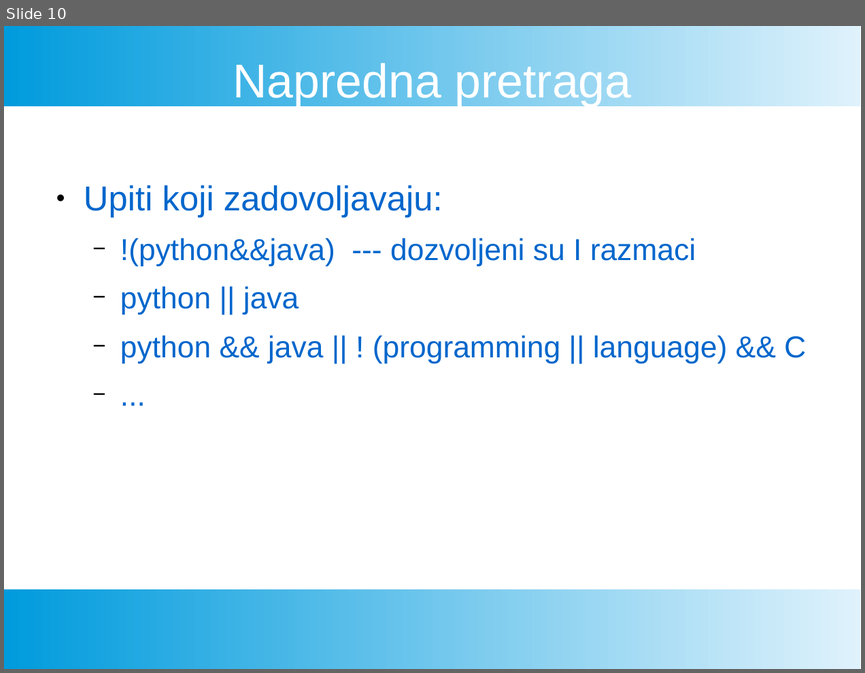
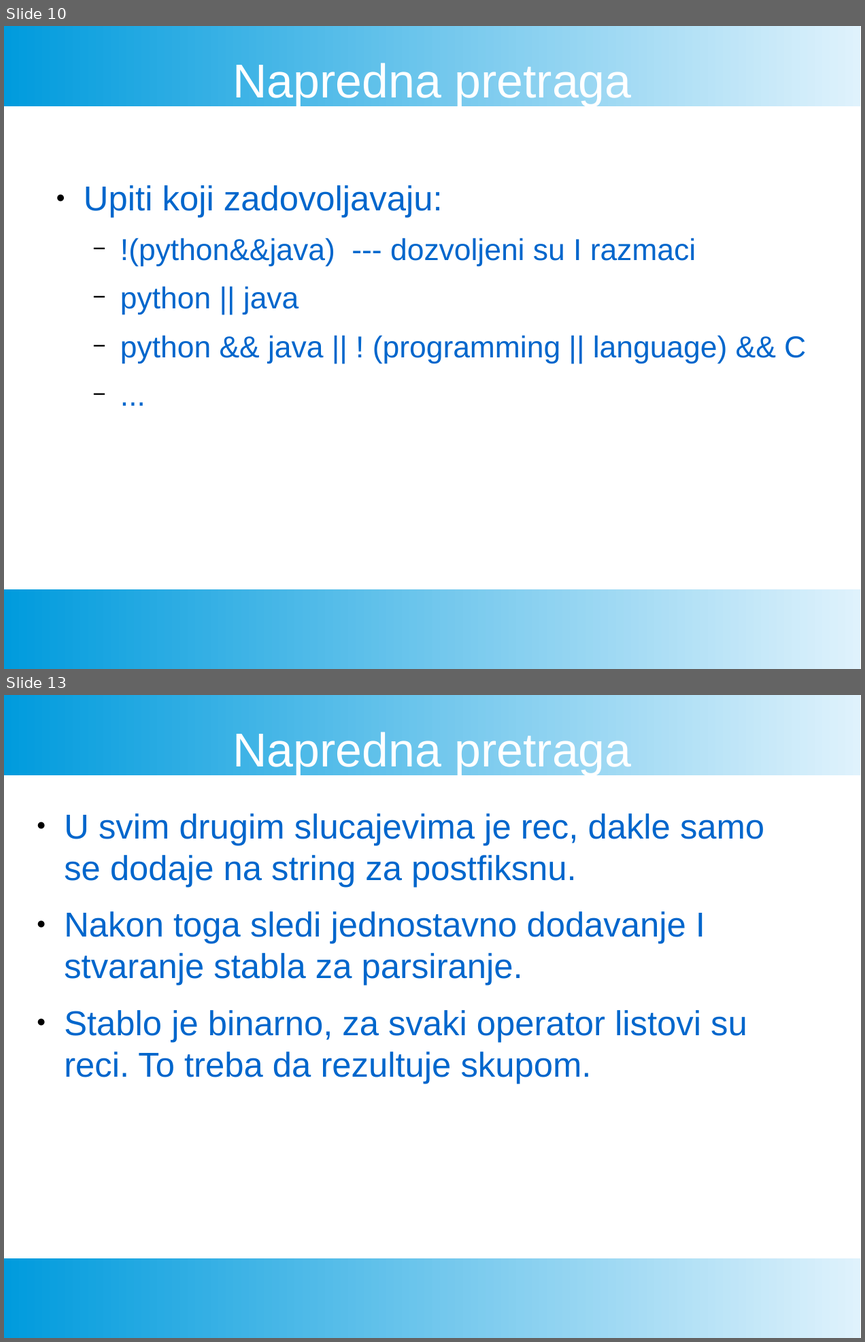
Before and after one commit to FTN-E2-materials/SearchEngine, a slide deck: ProjekatPrezentacija.pptx. Shown one above the other, each under a label of ours: slide 10 before the commit, slides 10 and 13 after it; the slides between them are not shown. The pictures are 865x673 and 865x1342 pixels, drawn with LibreOffice and Linux fonts; fonts in the diff are those of the drawing. Boxes give left, top, right and bottom in pixels: in the first picture for what was removed or moved away, otherwise in the second. Text is boxed around its words. In the diff, an @@ line names an element or a change of style, - is before the commit and + after.

Commit message:
dodata napredna pretraga u prezentaciju

```diff
--- a/ProjekatPrezentacija.pptx
+++ b/ProjekatPrezentacija.pptx
@@ slide 13 added at <box>4,695,861,1338</box>, background #FFFFFF; not listed: 2 template elements that a slide beside it also shows @@
@@ text added at <box>233,732,632,775</box>, 44 pt, text #FFFFFF @@
+Napredna pretraga
@@ text added at <box>64,813,764,1083</box>, 32 pt, text #0066CC @@
+● U svim drugim slucajevima je rec, dakle samo se dodaje na string za postfiksnu.
+● Nakon toga sledi jednostavno dodavanje I stvaranje stabla za parsiranje.
+● Stablo je binarno, za svaki operator listovi su reci. To treba da rezultuje skupom.
```
Also in this commit, not shown: 9 other slides added, 1 slide removed, 1 other file.
